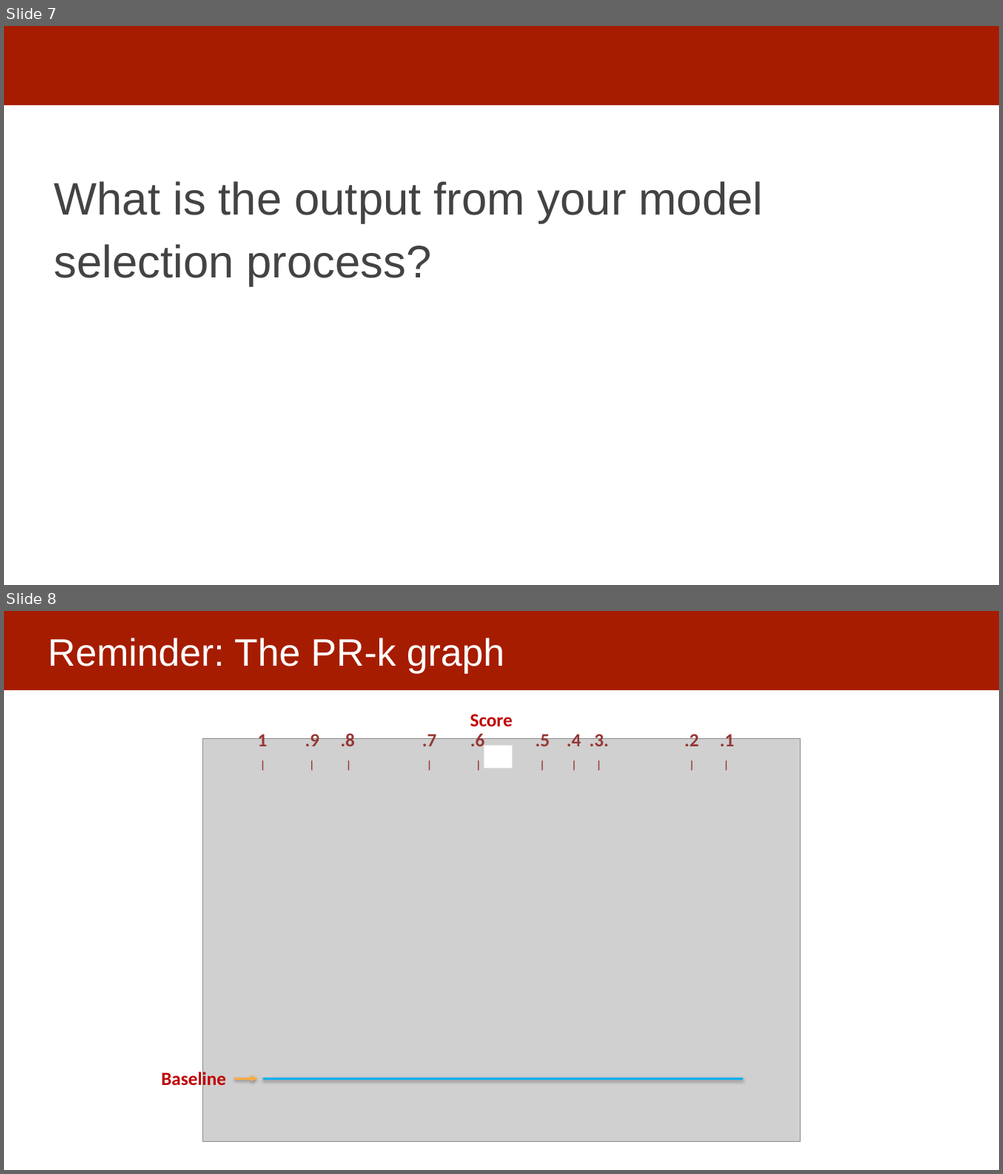
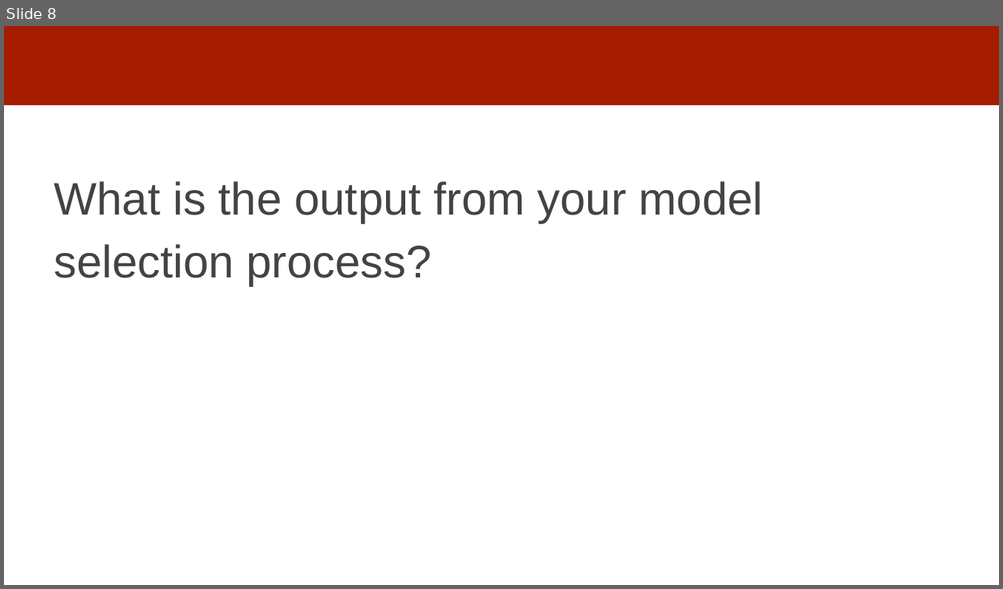
Before and after one commit to dssg/mlforpublicpolicylab, a slide deck: Lectures/15-ml-in-practice-and-model-selection-part-3.pptx. Shown one above the other, each under a label of ours: slides 7 and 8 before the commit, slide 8 after it. The pictures are 1003x1174 and 1003x589 pixels, drawn with LibreOffice and Linux fonts; fonts in the diff are those of the drawing; grey boxes stand for pictures. Boxes give left, top, right and bottom in pixels: in the first picture for what was removed or moved away, otherwise in the second. Text is boxed around its words. In the diff, an @@ line names an element or a change of style, - is before the commit and + after.

```diff
--- a/Lectures/15-ml-in-practice-and-model-selection-part-3.pptx
+++ b/Lectures/15-ml-in-practice-and-model-selection-part-3.pptx
@@ slide 8 removed at (4,611,999,1170), background #FFFFFF; not listed: 1 template element that a slide beside it also shows @@
@@ title removed at (48,638,504,674) @@
-Reminder: The PR-k graph
@@ text removed at (470,714,512,727) @@
-Score
@@ picture removed at (202,738,800,1142) @@
@@ text removed at (258,731,734,746) @@
-1 .9 .8 .7 .6 .5 .4 .3. .2 .1
-| | | | | | | | | |
@@ rectangle removed at (484,745,512,769) @@
@@ text removed at (161,1071,226,1091) @@
-Baseline
@@ arrow removed from (235, 1079) to (257, 1079) @@
@@ line removed from (743, 1079) to (263, 1079) @@
@@ what was slide 7 is now slide 8 @@
```
Also in this commit, not shown: 2 slides changed, 3 slides added, 2 other slides removed.
